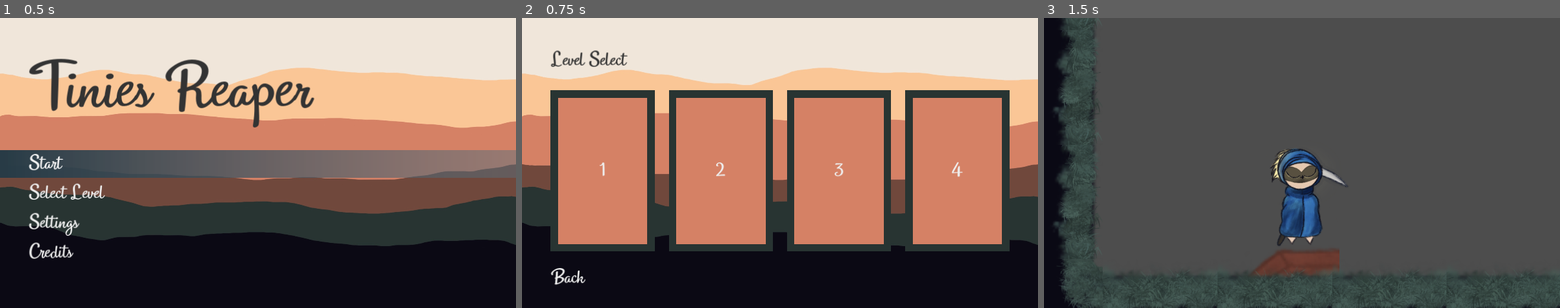
Above: before the commit, frames 1-3 (left to right).
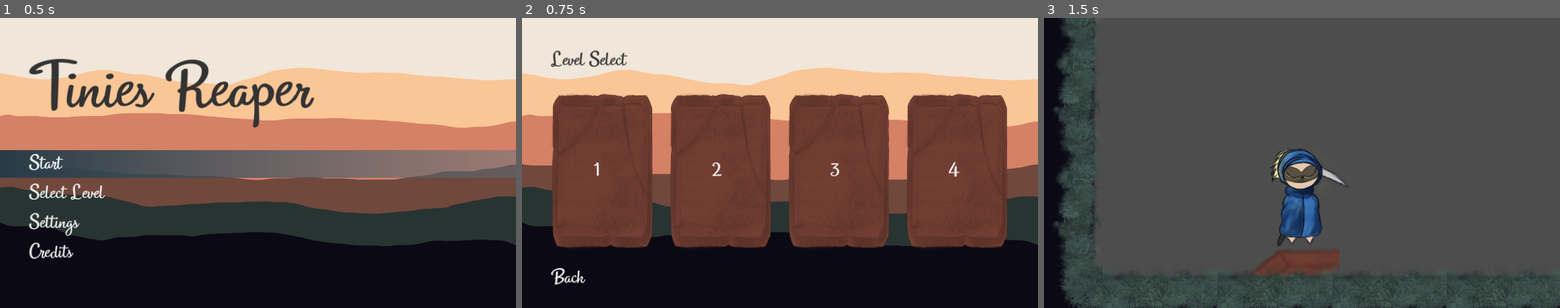
Above: after the commit, the same moments.

Repository: benitsch/Ludum-Dare-56
Game: Godot game, scene res://scenes/ui/main_menu.tscn
Two runs of this game, one before a commit and one after it. Both use one fixed random seed, a clock stepped at 60 frames per second and the inputs below.
Inputs:
- Up to frame 1 (0.5 s): no input
- Up to frame 2 (0.75 s): click "Select Level" at 0.5 s
- Up to frame 3 (1.5 s): click "1" at 1.25 s

Frame 1 is identical in both runs. In frame 2, 44% of the frame differs, in the area x 5-95%, y 24-81%; in frame 3, nothing differs.

Commit message:
adapt level select style

Diff:
--- a/scenes/ui/level_select_button.tscn
+++ b/scenes/ui/level_select_button.tscn
@@ -1,12 +1,31 @@
 [gd_scene load_steps=3 format=3 uid="uid://cgvdgc8s43q4k"]
 
-[ext_resource type="Theme" uid="uid://bpiv3xaellyar" path="res://assets/themes/level_select_theme.tres" id="1_vqxgy"]
 [ext_resource type="Script" path="res://scripts/ui/level_select_button.gd" id="2_b4q5t"]
+[ext_resource type="Texture2D" uid="uid://ckl0eb0moo5tn" path="res://DevArt/enviroment/Sign01.png" id="2_exsuk"]
 
-[node name="LevelSelectButton" type="Button"]
+[node name="LevelSelectButton" type="TextureButton"]
+anchors_preset = 15
+anchor_right = 1.0
+anchor_bottom = 1.0
+grow_horizontal = 2
+grow_vertical = 2
 size_flags_horizontal = 3
 size_flags_vertical = 3
-theme = ExtResource("1_vqxgy")
-text = "1"
+texture_normal = ExtResource("2_exsuk")
+ignore_texture_size = true
+stretch_mode = 0
 script = ExtResource("2_b4q5t")
-textAlignment = 1
+
+[node name="LevelLabel" type="Label" parent="."]
+layout_mode = 1
+anchors_preset = 8
+anchor_left = 0.5
+anchor_top = 0.5
+anchor_right = 0.5
+anchor_bottom = 0.5
+offset_left = -20.0
+offset_top = -11.5
+offset_right = 20.0
+offset_bottom = 11.5
+grow_horizontal = 2
+grow_vertical = 2
--- a/scripts/ui/level_select_button.gd
+++ b/scripts/ui/level_select_button.gd
@@ -1,11 +1,19 @@
 class_name LevelSelectButton
-extends SimpleButton
+extends TextureButton
 
 @export var levelNumber: int = -1;
+@onready var levelLabel: Label = $LevelLabel
 
 func _ready() -> void:
-    self.text = '%d' % levelNumber
-    if levelNumber > -1:
-        var levelString: String = '%02d' % levelNumber
-        self.targetScenePath = 'res://scenes/levels/level_' + levelString + '.tscn'
-    super._ready()
+    self.levelLabel.text = '%d' % levelNumber
+    self.pressed.connect(_on_button_pressed)
+
+
+func _on_button_pressed() -> void:
+    if levelNumber < 0:
+        return
+
+    var levelString: String = '%02d' % levelNumber
+    var targetScenePath: String = 'res://scenes/levels/level_' + levelString + '.tscn'
+
+    get_tree().change_scene_to_file(targetScenePath)
